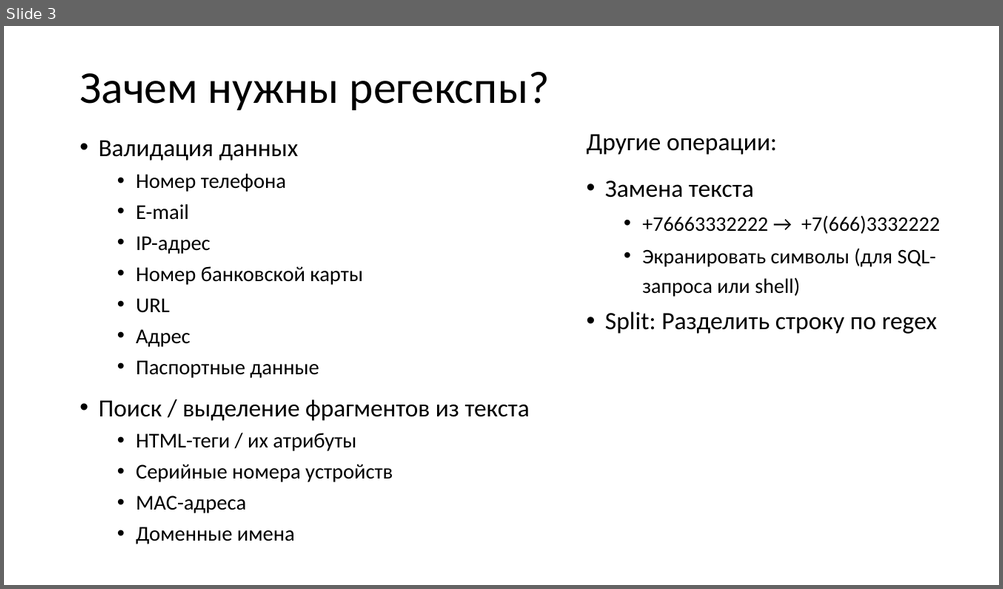
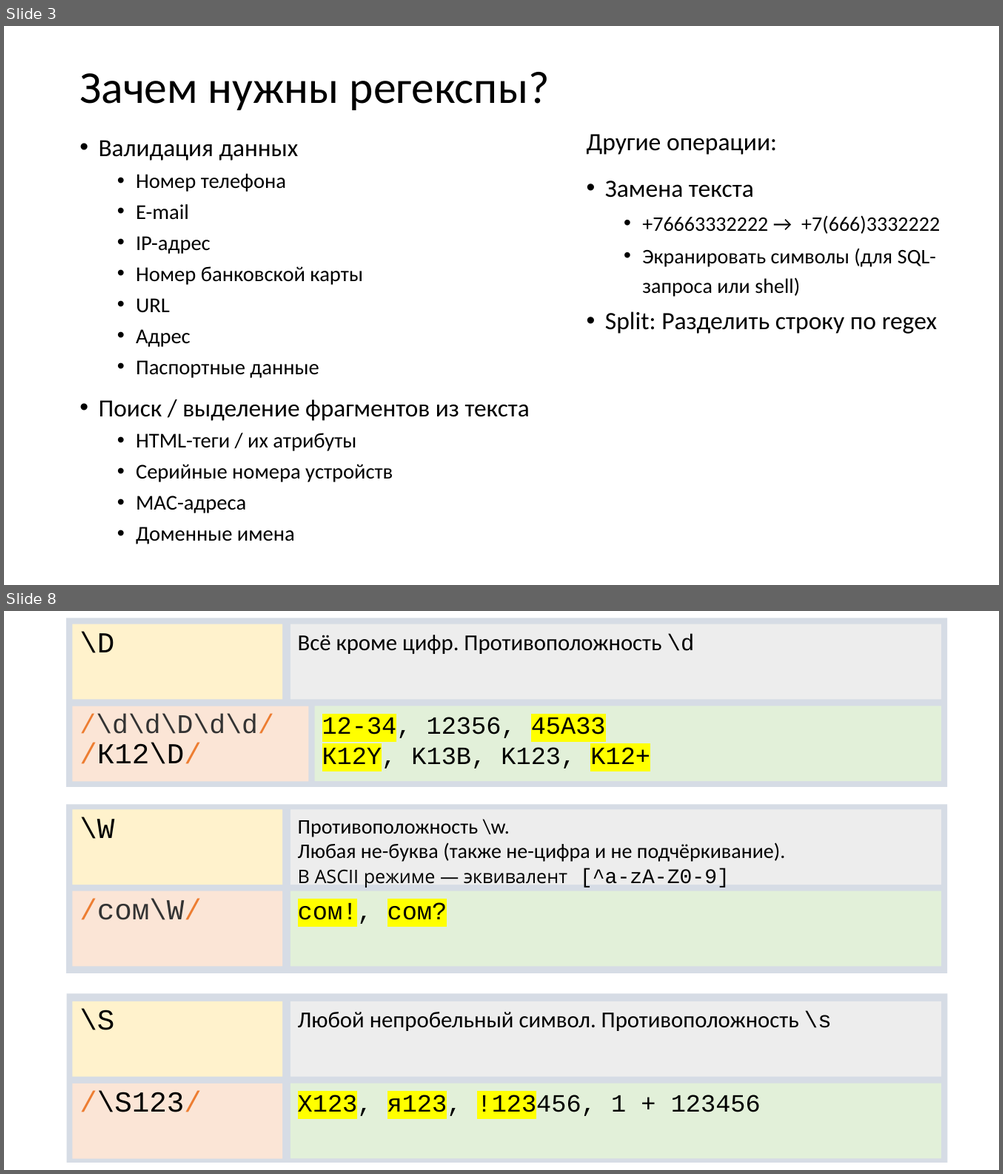
Before and after one commit to xtrueman/prog_instruments, a slide deck: presentations/RegularExpressions.pptx. Shown one above the other, each under a label of ours: slide 3 before the commit, slides 3 and 8 after it; the slides between them are not shown. The pictures are 1003x589 and 1003x1174 pixels, drawn with LibreOffice and Linux fonts; fonts in the diff are those of the drawing. Boxes give left, top, right and bottom in pixels: in the first picture for what was removed or moved away, otherwise in the second. Text is boxed around its words. In the diff, an @@ line names an element or a change of style, - is before the commit and + after.

```diff
--- a/presentations/RegularExpressions.pptx
+++ b/presentations/RegularExpressions.pptx
@@ slide 8 added at box(4, 611, 999, 1170), background #FFFFFF @@
@@ rectangle added at box(67, 618, 947, 787), fill #D6DCE5 @@
@@ text added at box(73, 624, 283, 699), fill #FFF2CC, 28 pt, text #000000 @@
+\D
@@ rectangle added at box(290, 624, 941, 699), fill #EDEDED, 22 pt, text #000000 @@
+Всё кроме цифр. Противоположность \d
@@ rectangle added at box(73, 706, 309, 782), fill #FBE5D6, 26 pt, text #333333 @@
+/\d\d\D\d\d/
+/К12\D/
@@ rectangle added at box(314, 706, 941, 781), fill #E2F0D9, 24 pt, text #000000 @@
+12-34, 12356, 45А33
+К12Y, K13B, K123, K12+
@@ rectangle added at box(67, 804, 947, 974), fill #D6DCE5 @@
@@ rectangle added at box(73, 809, 283, 885), fill #FFF2CC, 28 pt, text #000000 @@
+\W
@@ rectangle added at box(290, 809, 941, 885), fill #EDEDED, 20 pt, text #000000 @@
+Противоположность \w.
+Любая не-буква (также не-цифра и не подчёркивание).
+В ASCII режиме — эквивалент [^a-zA-Z0-9]
@@ rectangle added at box(73, 891, 283, 967), fill #FBE5D6, 28 pt, text #333333 @@
+/сом\W/
@@ rectangle added at box(290, 891, 941, 967), fill #E2F0D9, 24 pt, text #000000 @@
+сом!, сом?
@@ rectangle added at box(67, 994, 947, 1163), fill #D6DCE5 @@
@@ rectangle added at box(73, 1002, 283, 1077), fill #FFF2CC, 28 pt, text #000000 @@
+\S
@@ rectangle added at box(290, 1002, 941, 1077), fill #EDEDED, 22 pt, text #000000 @@
+Любой непробельный символ. Противоположность \s
@@ rectangle added at box(73, 1084, 283, 1159), fill #FBE5D6, 28 pt, text #000000 @@
+/\S123/
@@ rectangle added at box(290, 1084, 941, 1159), fill #E2F0D9, 24 pt, text #000000 @@
+X123, я123, !123456, 1 + 123456
```
Also in this commit, not shown: 2 slides changed, 35 other slides added.
